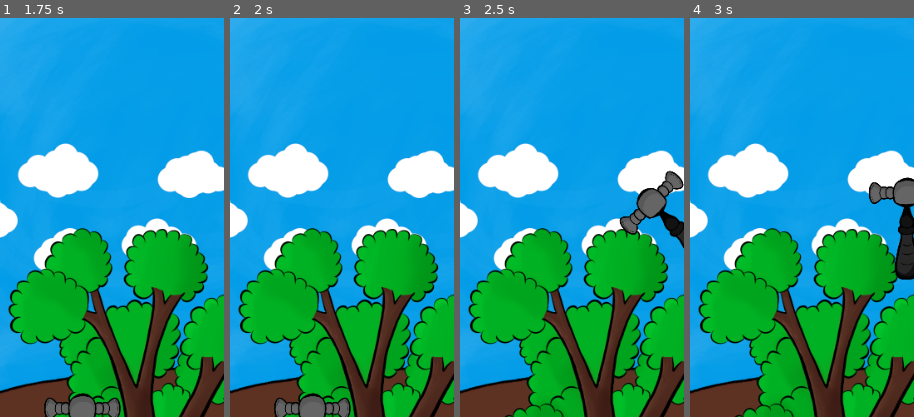
Above: before the commit, frames 1-4 (left to right).
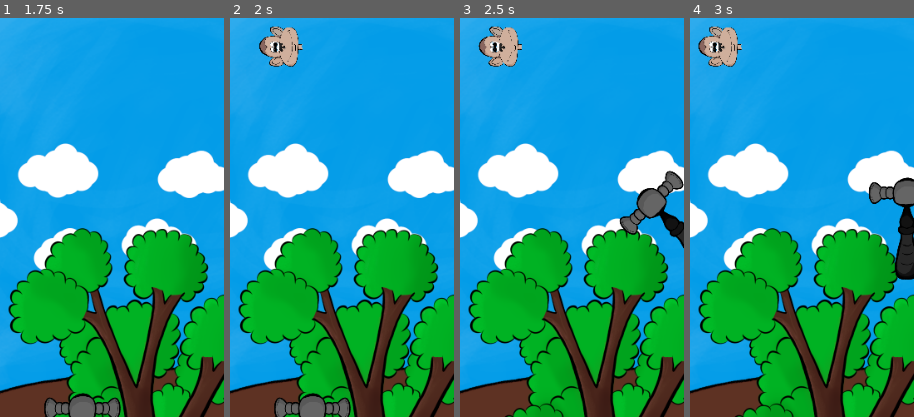
Above: after the commit, the same moments.

Repository: KajuKaVyapari/whack-a-monkey
Game: Godot game, scene res://scenes/world.tscn
The game is run twice, just before and just after one commit, with the same random seed, the same clock (stepped at 60 frames per second) and the same inputs.
Inputs (mouse positions are % of the whole screen's width and height, from its top left):
- Up to frame 1 (1.75 s): tap Enter at 0.5 s; move the mouse to (72, 45) at 0.52 s; click (72, 45) at 0.6 s; move the mouse to (30, 55) at 1.27 s; click (30, 55) at 1.35 s
- Up to frame 2 (2 s): no input
- Up to frame 3 (2.5 s): move the mouse to (60, 28) at 2.02 s; click (60, 28) at 2.1 s
- Up to frame 4 (3 s): move the mouse to (45, 70) at 2.77 s; click (45, 70) at 2.85 s
The pictures show only the part of the screen within x 12-62%, y 2-52%; the shares and areas given below are measured in that part.

Frame 1 is identical in both runs. In frame 2, 1.4% of the frame differs, in the area x 12-33%, y 2-13%; in frame 3, 1.4%; in frame 4, 1.4%.

Commit message:
lot of work done!!
+made monkey scene and script
+added hitbox to hammer and monkey
+added random spawning for monkeys
+added ability to kill monkeys

*Todo - setup proper spawn locations for monkeys (possible_spawns
variable in world script)

Diff:
--- /dev/null
+++ b/scenes/monkey.tscn
@@ -0,0 +1,21 @@
+[gd_scene load_steps=4 format=2]
+
+[ext_resource path="res://assets/monkey-final.png" type="Texture" id=1]
+[ext_resource path="res://scripts/monkey.gd" type="Script" id=2]
+
+[sub_resource type="CapsuleShape2D" id=1]
+radius = 212.0
+
+[node name="monkey" type="Sprite"]
+scale = Vector2( 0.25, 0.25 )
+texture = ExtResource( 1 )
+script = ExtResource( 2 )
+
+[node name="monkey_hitbox" type="Area2D" parent="."]
+
+[node name="collider" type="CollisionShape2D" parent="monkey_hitbox"]
+shape = SubResource( 1 )
+disabled = true
+
+[node name="monkey_tween" type="Tween" parent="."]
+[connection signal="tween_completed" from="monkey_tween" to="." method="_on_monkey_tween_completed"]
--- a/scenes/world.tscn
+++ b/scenes/world.tscn
@@ -1,9 +1,13 @@
-[gd_scene load_steps=5 format=2]
+[gd_scene load_steps=6 format=2]
 
 [ext_resource path="res://assets/hammer.png" type="Texture" id=1]
 [ext_resource path="res://assets/tree_solo_final.png" type="Texture" id=2]
 [ext_resource path="res://assets/bg_solo_final.png" type="Texture" id=3]
 [ext_resource path="res://scripts/world.gd" type="Script" id=4]
+
+[sub_resource type="CapsuleShape2D" id=1]
+radius = 31.2908
+height = 47.5957
 
 [node name="world" type="Node2D"]
 scale = Vector2( 0.5, 0.5 )
@@ -28,4 +32,18 @@
 flip_h = true
 
 [node name="tween" type="Tween" parent="hammer"]
+
+[node name="monkey_detector" type="Area2D" parent="hammer"]
+position = Vector2( -156.975, -168.867 )
+
+[node name="collider" type="CollisionShape2D" parent="hammer/monkey_detector"]
+position = Vector2( 8.32446, -4.75684 )
+shape = SubResource( 1 )
+disabled = true
+
+[node name="spawn_timer" type="Timer" parent="."]
+wait_time = 2.0
+autostart = true
 [connection signal="tween_completed" from="hammer/tween" to="." method="_on_tween_completed"]
+[connection signal="area_entered" from="hammer/monkey_detector" to="." method="_on_monkey_detector_area_entered"]
+[connection signal="timeout" from="spawn_timer" to="." method="_on_spawn_timer_timeout"]
--- /dev/null
+++ b/scripts/monkey.gd
@@ -0,0 +1,28 @@
+extends Sprite
+
+
+onready var tween = $monkey_tween
+onready var hitbox_collider = $monkey_hitbox/collider
+
+var rot_deg
+var dir
+
+onready var or_pos = position
+onready var fn_pos = or_pos + 50 * dir
+
+
+func _ready():
+
+	rotation_degrees = rot_deg
+	hitbox_collider.disabled = false
+	tween.interpolate_property(self, "position", or_pos, fn_pos, 1, Tween.TRANS_ELASTIC, Tween.EASE_IN_OUT)
+	tween.start()
+
+
+func _on_monkey_tween_completed(object, key):
+
+	if object.position == fn_pos:
+		tween.interpolate_property(self, "position", fn_pos, or_pos, 1, Tween.TRANS_ELASTIC, Tween.EASE_IN_OUT)
+		tween.start()
+	else:
+		queue_free()
--- a/scripts/world.gd
+++ b/scripts/world.gd
@@ -1,16 +1,21 @@
 extends Node2D
+
 
 onready var monkeys = $monkeys
 onready var hammer = $hammer
 onready var hammer_tween = $hammer/tween
+onready var Monkey = load("res://scenes/monkey.tscn")
 
 
 var possible_spawns = [
-	Vector2(300, 120),
-	Vector2(100, 250)
+	make_point(Vector2(100, 250), 90, Vector2.RIGHT),
+	make_point(Vector2(250, 100), -90, Vector2.LEFT),
 ]
 
 var state = "move"
+var monkeys_list = []
+
+var i = 0
 
 
 func _ready():
@@ -24,10 +29,10 @@
 	match state:
 		"move":
 			if Input.is_action_just_pressed("attack"):
+				hammer.get_node("monkey_detector/collider").disabled = false
 				state = "wait"
 				rotate_hammer()
 			hammer.global_position = get_global_mouse_position()
-
 
 
 func rotate_hammer():
@@ -43,3 +48,23 @@
 		get_viewport().warp_mouse(hammer.global_position)
 		yield(get_tree(), "idle_frame")
 		state = "move"
+		hammer.get_node("monkey_detector/collider").disabled = true
+
+
+
+func _on_monkey_detector_area_entered(area):
+	area.get_parent().queue_free()
+
+
+func make_point(spawn_point, rot_deg, dir):
+	return {"spawn_point": spawn_point, "rot_deg": rot_deg, "dir": dir}
+
+
+func _on_spawn_timer_timeout():
+	var info = possible_spawns[randi()% possible_spawns.size()]
+	monkeys_list.push_back(Monkey.instance())
+	monkeys_list[i].dir= info["dir"]
+	monkeys_list[i].rot_deg = info["rot_deg"]
+	monkeys_list[i].global_position = info["spawn_point"]
+	monkeys.add_child(monkeys_list[i])
+	i += 1
